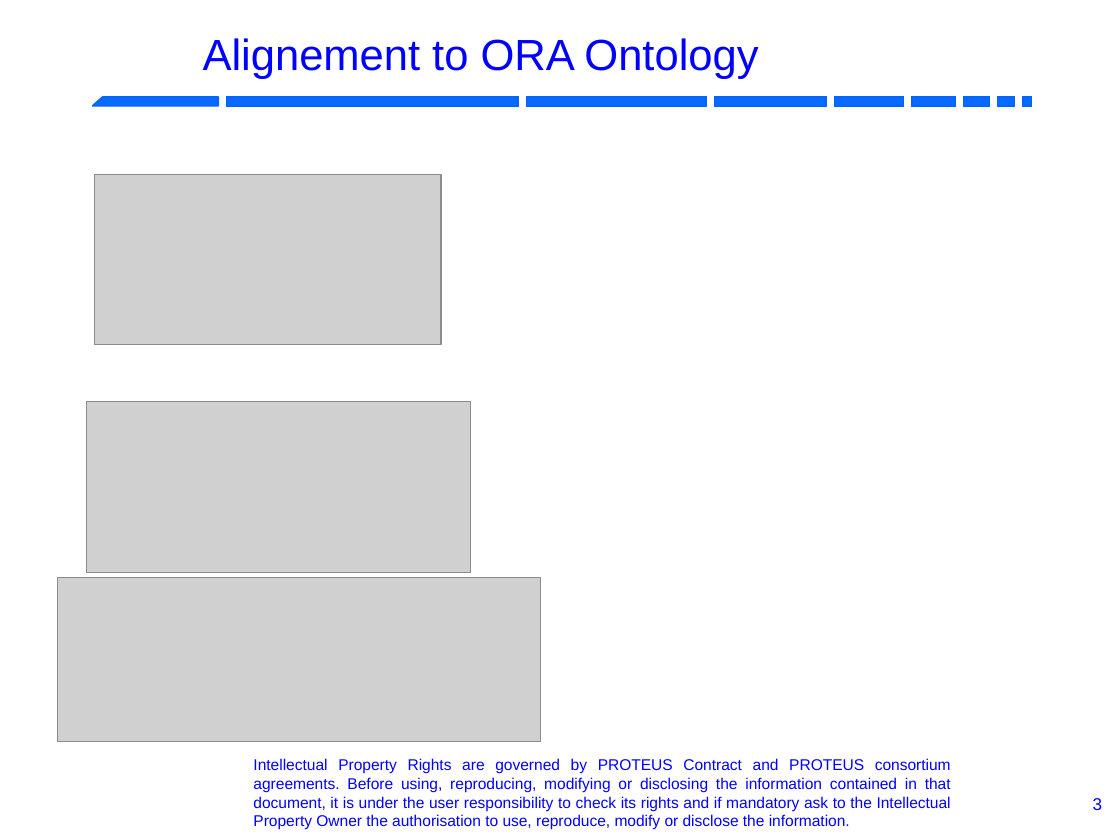
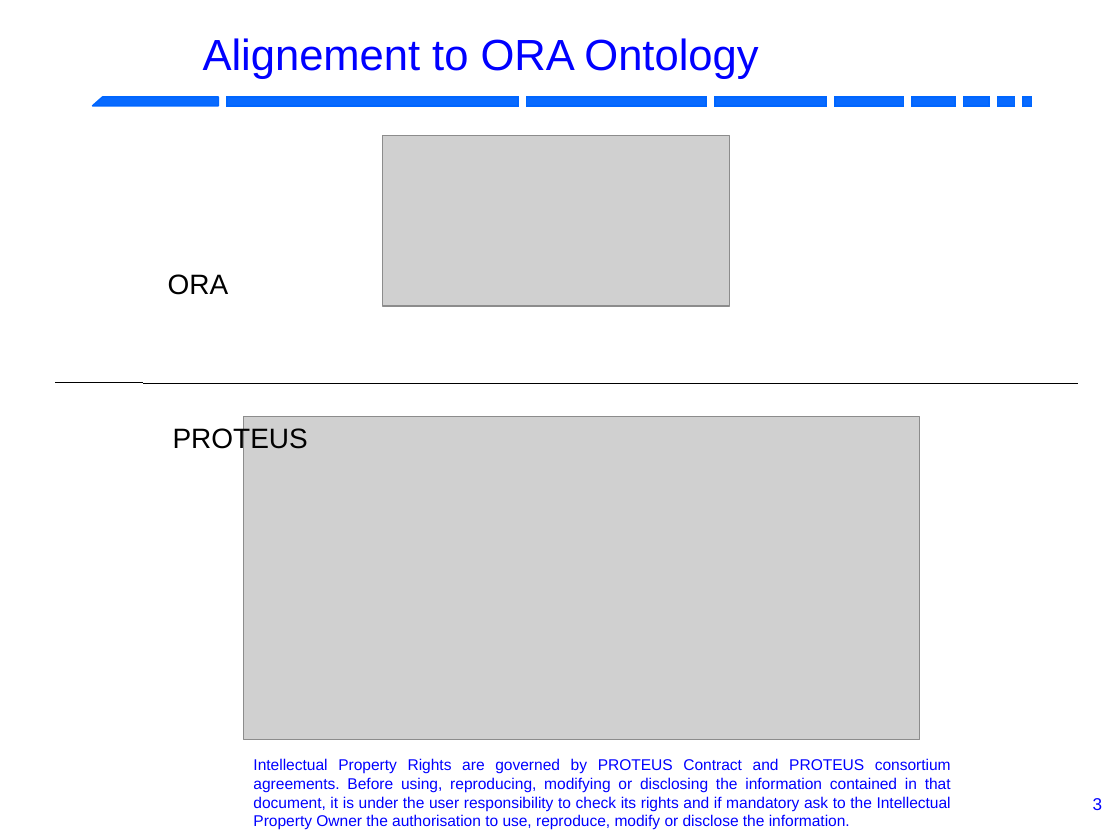
Before and after one commit to RobotML/RobotML, a slide deck: slide 3 of Ontologies/ORA/Meetings/20131103-IROS-Tokyo/R4.1.6-P5.9-ARoboticOntology-DSL.odp. Drawn at 1120x840 pixels with LibreOffice and Linux fonts; fonts in the diff are those of the drawing; grey boxes stand for pictures; background and template pictures are left out. Boxes give left, top, right and bottom in pixels: in the first picture for what was removed or moved away, otherwise in the second. Text is boxed around its words. In the diff, an @@ line names an element or a change of style, - is before the commit and + after.

```diff
--- a/Ontologies/ORA/Meetings/20131103-IROS-Tokyo/R4.1.6-P5.9-ARoboticOntology-DSL.odp
+++ b/Ontologies/ORA/Meetings/20131103-IROS-Tokyo/R4.1.6-P5.9-ARoboticOntology-DSL.odp
@@ picture moved from (x1=94, y1=175, x2=440, y2=345) to (x1=383, y1=136, x2=729, y2=306) @@
@@ text added at (x1=168, y1=274, x2=229, y2=295), 18 pt, text #000000 @@
+ORA
@@ line added from (56, 383) to (1077, 384), #000000 0 pt @@
@@ picture resized from (x1=86, y1=401, x2=470, y2=572) to (x1=243, y1=417, x2=918, y2=739) @@
@@ text added at (x1=173, y1=426, x2=308, y2=453), 18 pt, text #000000 @@
+PROTEUS
@@ picture removed at (x1=57, y1=577, x2=540, y2=741) @@
```
Also in this commit, not shown: 2 slides added.
